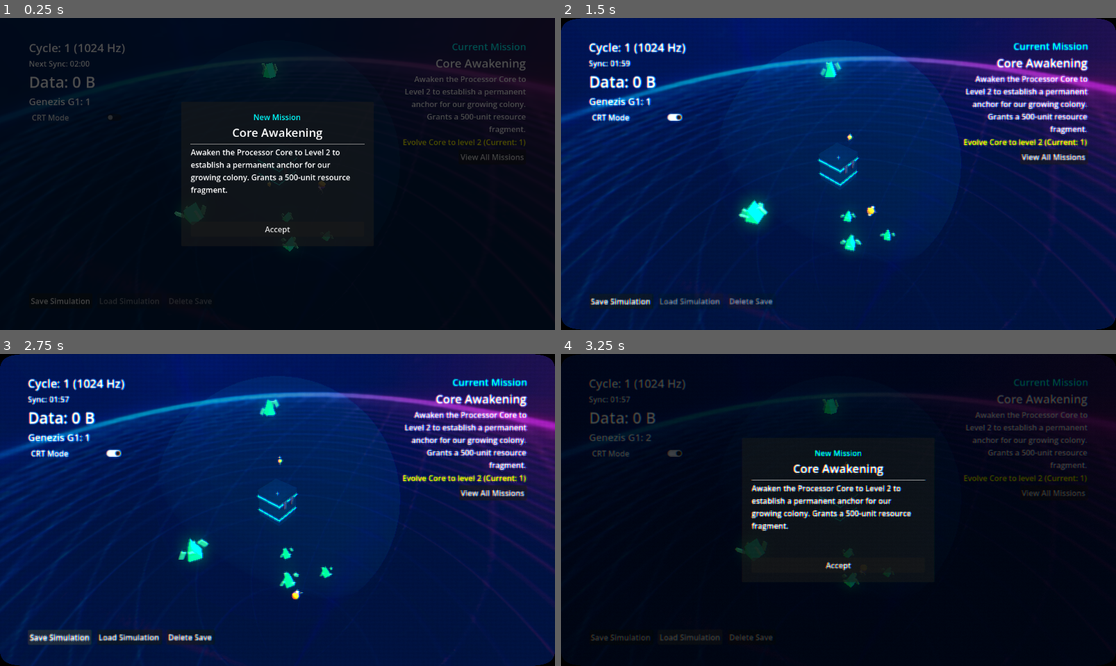
Above: before the commit, frames 1-4 (two rows, left to right).
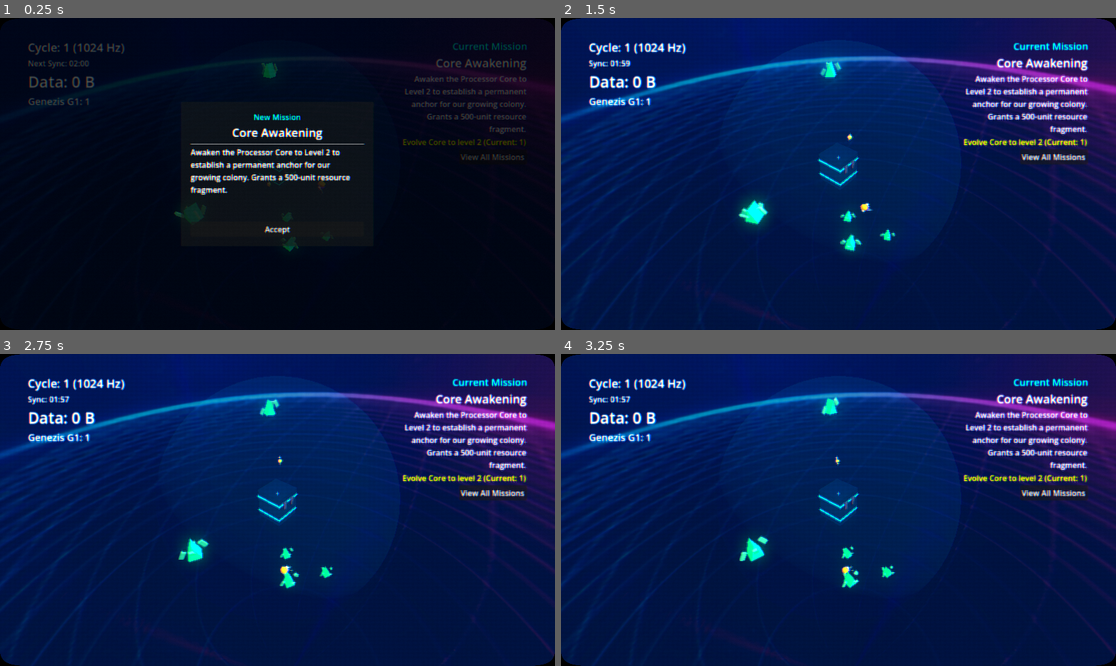
Above: after the commit, the same moments.

Repository: peterlavey/immanent
Game: Godot game, scene res://src/core/world/World.tscn
Same seed, same stepped clock (60 frames per second), same inputs: the game is played once before the commit and once after it. Sound files missing from this copy of the repository are replaced by a short silence.
Inputs (mouse positions are in pixels of both pictures, inside the frame that each line leads up to):
- Up to frame 1 (0.25 s): no input
- Up to frame 2 (1.5 s): click "Accept" at 0.5 s; click (638, 117) at 1.25 s, where only the run before the commit has a clickable "CRT Mode"
- Up to frame 3 (2.75 s): click (61, 637) at 2 s, where only the run before the commit has a clickable "Save Simulation"
- Up to frame 4 (3.25 s): click (688, 637) at 2.75 s, where only the run before the commit has a clickable "Load Simulation"

The runs differ from the first frame. In frame 1, 4.0% of the frame differs, in the area x 0-100%, y 0-100%; in frame 2, 0.9%; in frame 3, 1.5%; in frame 4, 100%.

Commit message:
Add Pause Menu system: implement scene, script, UI controls for saving, loading, CRT toggle, and settings. Update HUD to integrate and handle ESC for toggling.

Diff:
--- a/src/ui/hud/HUD.gd
+++ b/src/ui/hud/HUD.gd
@@ -15,12 +15,8 @@
 @onready var mission_list_ui = $MissionListUI
 @onready var mission_presentation_ui = $MissionPresentationUI
 @onready var crt_effect = $CRTEffect
-@onready var crt_toggle = $MarginContainer/VBoxContainer/CRTToggle
+@onready var pause_menu = $PauseMenu
 @onready var theophania_ui_scene = preload("res://src/ui/theophania_ui/TheophaniaUI.tscn")
-
-@onready var save_button = $MarginContainer/SaveLoadContainer/SaveButton
-@onready var load_button = $MarginContainer/SaveLoadContainer/LoadButton
-@onready var delete_button = $MarginContainer/SaveLoadContainer/DeleteButton
 
 var selected_genezis: CharacterBody3D = null
 
@@ -74,27 +70,22 @@
 	else:
 		printerr("HUD: MissionManager not found in group or at parent level")
 
-	if save_button:
-		save_button.pressed.connect(_on_save_button_pressed)
-	if load_button:
-		load_button.pressed.connect(_on_load_button_pressed)
-		# Only enable load button if save file exists
-		load_button.disabled = not FileAccess.file_exists("user://savegame.json")
-
-	if delete_button:
-		delete_button.pressed.connect(_on_delete_button_pressed)
-		delete_button.disabled = not FileAccess.file_exists("user://savegame.json")
-
 	if mission_list_button:
 		mission_list_button.pressed.connect(_on_mission_list_button_pressed)
 
-	if crt_toggle:
-		crt_toggle.toggled.connect(_on_crt_toggled)
+	if pause_menu:
+		pause_menu.crt_toggled.connect(_on_crt_toggled)
 
 	# Initial count
 	_update_genezis_count()
 
 func _unhandled_input(event: InputEvent) -> void:
+	if event.is_action_pressed("ui_cancel") or (event is InputEventKey and event.keycode == KEY_ESCAPE and event.pressed):
+		if pause_menu:
+			pause_menu.toggle()
+			get_viewport().set_input_as_handled()
+			return
+
 	# Close menus if clicking on empty space
 	if event is InputEventMouseButton:
 		if event.button_index == MOUSE_BUTTON_LEFT and event.pressed:
@@ -260,33 +251,6 @@
 func _on_crt_toggled(button_pressed: bool) -> void:
 	if crt_effect:
 		crt_effect.visible = button_pressed
-		_play_click_sfx()
-
-func _on_save_button_pressed() -> void:
-	if has_node("/root/SaveManager"):
-		get_node("/root/SaveManager").save_game()
-		if load_button:
-			load_button.disabled = false
-		if delete_button:
-			delete_button.disabled = false
-		_play_click_sfx()
-
-func _on_load_button_pressed() -> void:
-	if has_node("/root/SaveManager"):
-		if get_node("/root/SaveManager").load_game():
-			# Close menus after load
-			if upgrade_menu: upgrade_menu.hide()
-			if genezis_stats_ui: genezis_stats_ui.hide()
-			_play_click_sfx()
-
-func _on_delete_button_pressed() -> void:
-	if has_node("/root/SaveManager"):
-		get_node("/root/SaveManager").delete_save()
-		if load_button:
-			load_button.disabled = true
-		if delete_button:
-			delete_button.disabled = true
-		_play_click_sfx()
 
 func _play_click_sfx() -> void:
 	var audio_manager = get_tree().root.get_node_or_null("AudioManager")
--- a/src/ui/hud/HUD.tscn
+++ b/src/ui/hud/HUD.tscn
@@ -7,13 +7,14 @@
 [ext_resource type="PackedScene" path="res://src/ui/mission_list_ui/MissionListUI.tscn" id="5_scene"]
 [ext_resource type="PackedScene" path="res://src/ui/mission_presentation_ui/MissionPresentationUI.tscn" id="6_scene"]
 [ext_resource type="PackedScene" path="res://src/ui/hud/CRTEffect.tscn" id="7_crt_scene"]
+[ext_resource type="PackedScene" path="res://src/ui/hud/PauseMenu.tscn" id="8_pause_scene"]
 
 [node name="HUD" type="CanvasLayer"]
 layer = 2
 script = ExtResource("1_script")
 
 [node name="CRTEffect" parent="." instance=ExtResource("7_crt_scene")]
-visible = false
+visible = true
 
 [node name="MarginContainer" type="MarginContainer" parent="."]
 anchors_preset = 15
@@ -51,29 +52,6 @@
 layout_mode = 2
 theme_override_font_sizes/font_size = 20
 text = "Genezis Count: 0"
-
-[node name="CRTToggle" type="CheckButton" parent="MarginContainer/VBoxContainer"]
-layout_mode = 2
-text = "CRT Mode"
-
-[node name="SaveLoadContainer" type="HBoxContainer" parent="MarginContainer"]
-layout_mode = 2
-size_flags_horizontal = 0
-size_flags_vertical = 8
-mouse_filter = 0
-theme_override_constants/separation = 10
-
-[node name="SaveButton" type="Button" parent="MarginContainer/SaveLoadContainer"]
-layout_mode = 2
-text = "Save Simulation"
-
-[node name="LoadButton" type="Button" parent="MarginContainer/SaveLoadContainer"]
-layout_mode = 2
-text = "Load Simulation"
-
-[node name="DeleteButton" type="Button" parent="MarginContainer/SaveLoadContainer"]
-layout_mode = 2
-text = "Delete Save"
 
 [node name="MissionContainer" type="VBoxContainer" parent="MarginContainer"]
 layout_mode = 2
@@ -130,3 +108,7 @@
 [node name="MissionPresentationUI" parent="." instance=ExtResource("6_scene")]
 visible = false
 layout_mode = 1
+
+[node name="PauseMenu" parent="." instance=ExtResource("8_pause_scene")]
+visible = false
+layout_mode = 1
--- /dev/null
+++ b/src/ui/hud/PauseMenu.gd
@@ -0,0 +1,89 @@
+extends Control
+
+@onready var settings_panel = $SettingsPanel
+@onready var main_panel = $MainPanel
+@onready var crt_toggle = $SettingsPanel/VBoxContainer/CRTToggle
+@onready var load_button = $MainPanel/VBoxContainer/LoadButton
+@onready var delete_button = $MainPanel/VBoxContainer/DeleteButton
+
+signal crt_toggled(pressed: bool)
+
+func _ready() -> void:
+	hide()
+	process_mode = PROCESS_MODE_ALWAYS
+
+	# Initial state for CRT toggle
+	var hud = get_tree().get_first_node_in_group("hud")
+	if hud and hud.has_node("CRTEffect"):
+		crt_toggle.button_pressed = hud.get_node("CRTEffect").visible
+
+	# Initial state for Save/Load buttons
+	_update_save_buttons()
+
+func _update_save_buttons() -> void:
+	var save_exists = FileAccess.file_exists("user://savegame.json")
+	if load_button:
+		load_button.disabled = not save_exists
+	if delete_button:
+		delete_button.disabled = not save_exists
+
+func toggle() -> void:
+	if visible:
+		close()
+	else:
+		open()
+
+func open() -> void:
+	show()
+	main_panel.show()
+	settings_panel.hide()
+	get_tree().paused = true
+	_update_save_buttons()
+	_play_click_sfx()
+
+func close() -> void:
+	hide()
+	get_tree().paused = false
+	_play_click_sfx()
+
+func _on_resume_button_pressed() -> void:
+	close()
+
+func _on_settings_button_pressed() -> void:
+	main_panel.hide()
+	settings_panel.show()
+	_play_click_sfx()
+
+func _on_settings_back_button_pressed() -> void:
+	settings_panel.hide()
+	main_panel.show()
+	_play_click_sfx()
+
+func _on_crt_toggle_toggled(button_pressed: bool) -> void:
+	crt_toggled.emit(button_pressed)
+	_play_click_sfx()
+
+func _on_save_button_pressed() -> void:
+	if has_node("/root/SaveManager"):
+		get_node("/root/SaveManager").save_game()
+		_update_save_buttons()
+		_play_click_sfx()
+
+func _on_load_button_pressed() -> void:
+	if has_node("/root/SaveManager"):
+		if get_node("/root/SaveManager").load_game():
+			close()
+
+func _on_delete_button_pressed() -> void:
+	if has_node("/root/SaveManager"):
+		get_node("/root/SaveManager").delete_save()
+		_update_save_buttons()
+		_play_click_sfx()
+
+func _on_quit_button_pressed() -> void:
+	get_tree().quit()
+
+func _play_click_sfx() -> void:
+	var audio_manager = get_tree().root.get_node_or_null("AudioManager")
+	if audio_manager:
+		audio_manager.play_sfx("res://assets/audio/sfx/selected.mp3", -10.0)
--- /dev/null
+++ b/src/ui/hud/PauseMenu.tscn
@@ -0,0 +1,130 @@
+[gd_scene load_steps=2 format=3]
+
+[ext_resource type="Script" path="res://src/ui/hud/PauseMenu.gd" id="1_script"]
+
+[node name="PauseMenu" type="Control"]
+process_mode = 3
+layout_mode = 3
+anchors_preset = 15
+anchor_right = 1.0
+anchor_bottom = 1.0
+grow_horizontal = 2
+grow_vertical = 2
+script = ExtResource("1_script")
+
+[node name="Background" type="ColorRect" parent="."]
+layout_mode = 1
+anchors_preset = 15
+anchor_right = 1.0
+anchor_bottom = 1.0
+grow_horizontal = 2
+grow_vertical = 2
+color = Color(0, 0, 0, 0.7)
+
+[node name="MainPanel" type="PanelContainer" parent="."]
+layout_mode = 1
+anchors_preset = 8
+anchor_left = 0.5
+anchor_top = 0.5
+anchor_right = 0.5
+anchor_bottom = 0.5
+offset_left = -150.0
+offset_top = -200.0
+offset_right = 150.0
+offset_bottom = 200.0
+grow_horizontal = 2
+grow_vertical = 2
+
+[node name="VBoxContainer" type="VBoxContainer" parent="MainPanel"]
+layout_mode = 2
+theme_override_constants/separation = 15
+alignment = 1
+
+[node name="PauseTitle" type="Label" parent="MainPanel/VBoxContainer"]
+layout_mode = 2
+theme_override_font_sizes/font_size = 32
+text = "PAUSED"
+horizontal_alignment = 1
+
+[node name="ResumeButton" type="Button" parent="MainPanel/VBoxContainer"]
+custom_minimum_size = Vector2(200, 50)
+layout_mode = 2
+size_flags_horizontal = 4
+text = "Resume"
+
+[node name="SettingsButton" type="Button" parent="MainPanel/VBoxContainer"]
+custom_minimum_size = Vector2(200, 50)
+layout_mode = 2
+size_flags_horizontal = 4
+text = "Settings"
+
+[node name="SaveButton" type="Button" parent="MainPanel/VBoxContainer"]
+custom_minimum_size = Vector2(200, 50)
+layout_mode = 2
+size_flags_horizontal = 4
+text = "Save Simulation"
+
+[node name="LoadButton" type="Button" parent="MainPanel/VBoxContainer"]
+custom_minimum_size = Vector2(200, 50)
+layout_mode = 2
+size_flags_horizontal = 4
+text = "Load Simulation"
+
+[node name="DeleteButton" type="Button" parent="MainPanel/VBoxContainer"]
+custom_minimum_size = Vector2(200, 50)
+layout_mode = 2
+size_flags_horizontal = 4
+text = "Delete Save"
+
+[node name="QuitButton" type="Button" parent="MainPanel/VBoxContainer"]
+custom_minimum_size = Vector2(200, 50)
+layout_mode = 2
+size_flags_horizontal = 4
+text = "Quit"
+
+[node name="SettingsPanel" type="PanelContainer" parent="."]
+visible = false
+layout_mode = 1
+anchors_preset = 8
+anchor_left = 0.5
+anchor_top = 0.5
+anchor_right = 0.5
+anchor_bottom = 0.5
+offset_left = -150.0
+offset_top = -200.0
+offset_right = 150.0
+offset_bottom = 200.0
+grow_horizontal = 2
+grow_vertical = 2
+
+[node name="VBoxContainer" type="VBoxContainer" parent="SettingsPanel"]
+layout_mode = 2
+theme_override_constants/separation = 15
+alignment = 1
+
+[node name="SettingsTitle" type="Label" parent="SettingsPanel/VBoxContainer"]
+layout_mode = 2
+theme_override_font_sizes/font_size = 32
+text = "SETTINGS"
+horizontal_alignment = 1
+
+[node name="CRTToggle" type="CheckButton" parent="SettingsPanel/VBoxContainer"]
+layout_mode = 2
+size_flags_horizontal = 4
+button_pressed = true
+text = "CRT Mode"
+
+[node name="BackButton" type="Button" parent="SettingsPanel/VBoxContainer"]
+custom_minimum_size = Vector2(200, 50)
+layout_mode = 2
+size_flags_horizontal = 4
+text = "Back"
+
+[connection signal="pressed" from="MainPanel/VBoxContainer/ResumeButton" to="." method="_on_resume_button_pressed"]
+[connection signal="pressed" from="MainPanel/VBoxContainer/SettingsButton" to="." method="_on_settings_button_pressed"]
+[connection signal="pressed" from="MainPanel/VBoxContainer/SaveButton" to="." method="_on_save_button_pressed"]
+[connection signal="pressed" from="MainPanel/VBoxContainer/LoadButton" to="." method="_on_load_button_pressed"]
+[connection signal="pressed" from="MainPanel/VBoxContainer/DeleteButton" to="." method="_on_delete_button_pressed"]
+[connection signal="pressed" from="MainPanel/VBoxContainer/QuitButton" to="." method="_on_quit_button_pressed"]
+[connection signal="toggled" from="SettingsPanel/VBoxContainer/CRTToggle" to="." method="_on_crt_toggle_toggled"]
+[connection signal="pressed" from="SettingsPanel/VBoxContainer/BackButton" to="." method="_on_settings_back_button_pressed"]
Not shown, added: src/ui/hud/PauseMenu.gd.uid
Not shown, changed: docs/tasks.md
